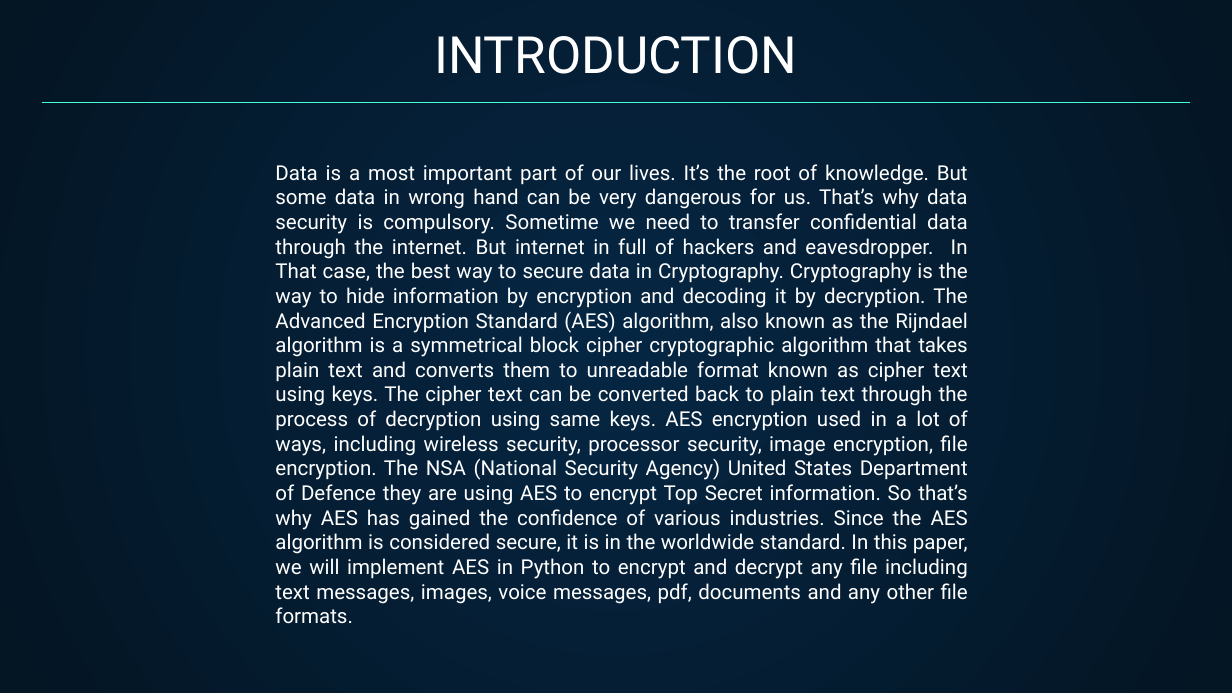
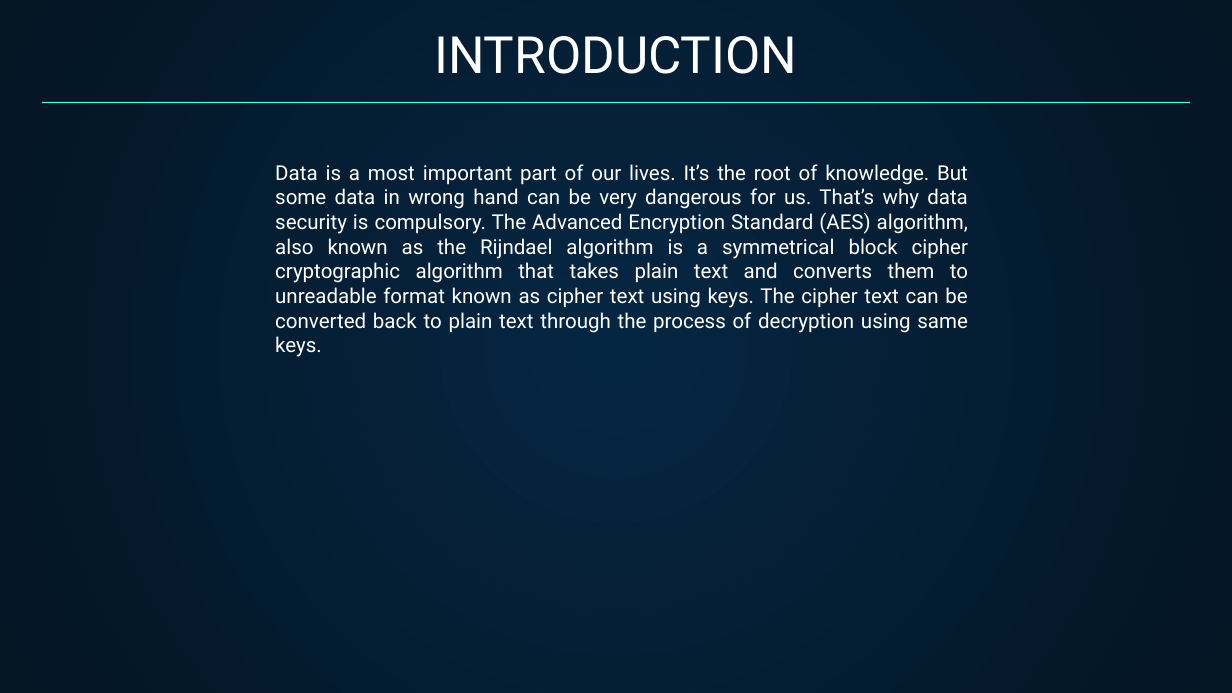
Before and after one commit to Tarequl-islam/Data-Encryption-using-AES, a slide deck: slide 4 of AES Project Presentation.pptx (slide 3 before the commit). Drawn at 1232x693 pixels with LibreOffice and Linux fonts; fonts in the diff are those of the drawing. Boxes give left, top, right and bottom in pixels: in the first picture for what was removed or moved away, otherwise in the second. Text is boxed around its words. In the diff, an @@ line names an element or a change of style, - is before the commit and + after.

```diff
--- a/AES Project Presentation.pptx
+++ b/AES Project Presentation.pptx
@@ text at bbox=[275, 164, 968, 357]: text changed @@
-Data is a most important part of our lives. It’s the root of knowledge. But some data in wrong hand can be very dangerous for us. That’s why data security is compulsory. Sometime we need to transfer confidential data through the internet. But internet in full of hackers and eavesdropper. In That case, the best way to secure data in Cryptography. Cryptography is the way to hide information by encryption and decoding it by decryption. The Advanced Encryption Standard (AES) algorithm, also known as the Rijndael algorithm is a symmetrical block cipher cryptographic algorithm that takes plain text and converts them to unreadable format known as cipher text using keys. The cipher text can be converted back to plain text through the process of decryption using same keys. AES encryption used in a lot of ways, including wireless security, processor security, image encryption, file encryption. The NSA (National Security Agency) United States Department of Defence they are using AES to encrypt Top Secret information. So that’s why AES has gained the confidence of various industries. Since the AES algorithm is considered secure, it is in the worldwide standard. In this paper, we will implement AES in Python to encrypt and decrypt any file including text messages, images, voice messages, pdf, documents and any other file formats.
+Data is a most important part of our lives. It’s the root of knowledge. But some data in wrong hand can be very dangerous for us. That’s why data security is compulsory. The Advanced Encryption Standard (AES) algorithm, also known as the Rijndael algorithm is a symmetrical block cipher cryptographic algorithm that takes plain text and converts them to unreadable format known as cipher text using keys. The cipher text can be converted back to plain text through the process of decryption using same keys.
```
Also in this commit, not shown: 15 other slides changed, 3 slides added, 1 slide removed.
